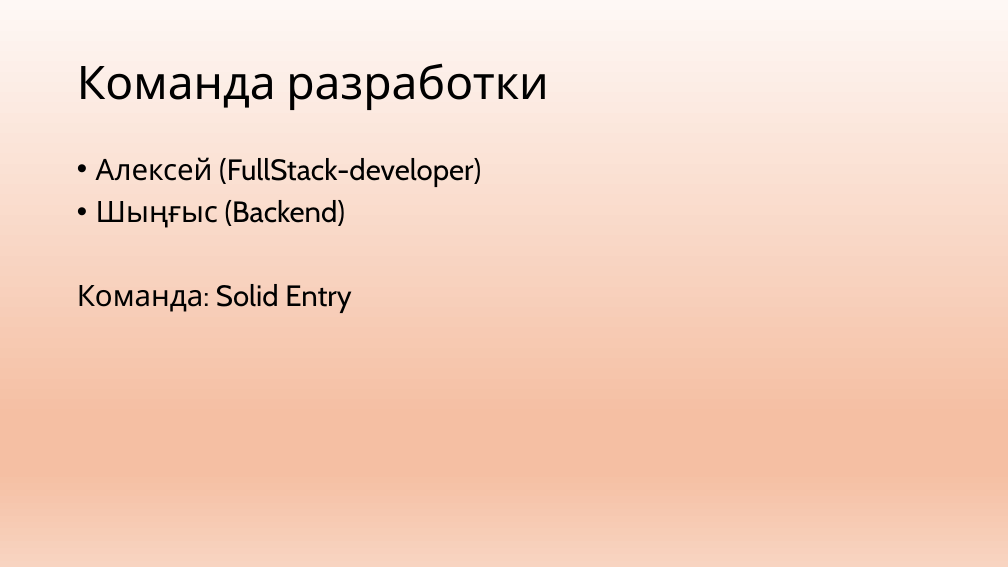
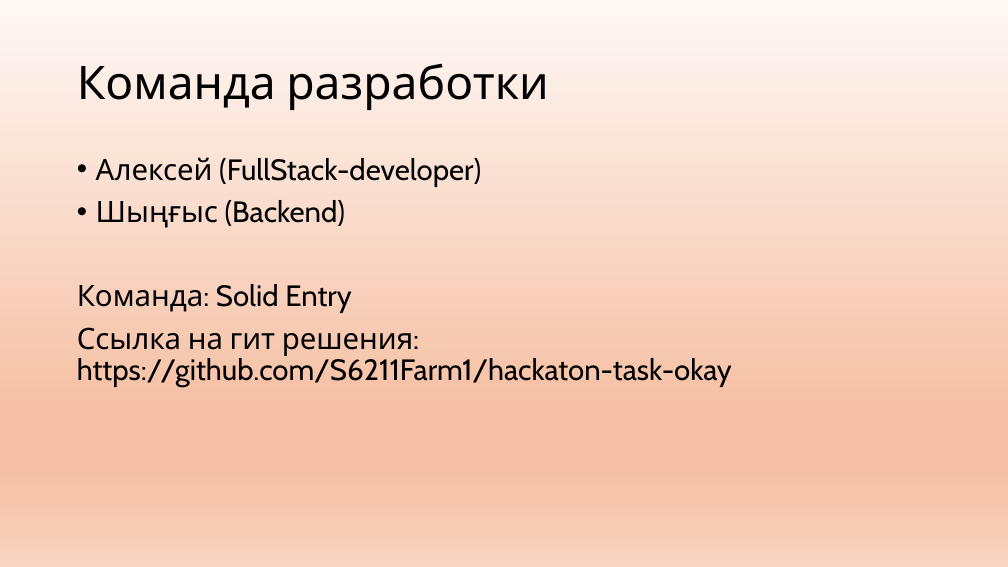
Before and after one commit to S6211Farm1/hackaton-task-okay, a slide deck: slide 9 of Solid Entry, Gemini RAG.pptx. Drawn at 1008x567 pixels with LibreOffice and Linux fonts; fonts in the diff are those of the drawing. Boxes give left, top, right and bottom in pixels: in the first picture for what was removed or moved away, otherwise in the second. Text is boxed around its words. In the diff, an @@ line names an element or a change of style, - is before the commit and + after.

Commit message:
update

```diff
--- a/Solid Entry, Gemini RAG.pptx
+++ b/Solid Entry, Gemini RAG.pptx
@@ text at bbox=[77, 327, 732, 388]: paragraph added @@
+Ссылка на гит решения: https://github.com/S6211Farm1/hackaton-task-okay
```
